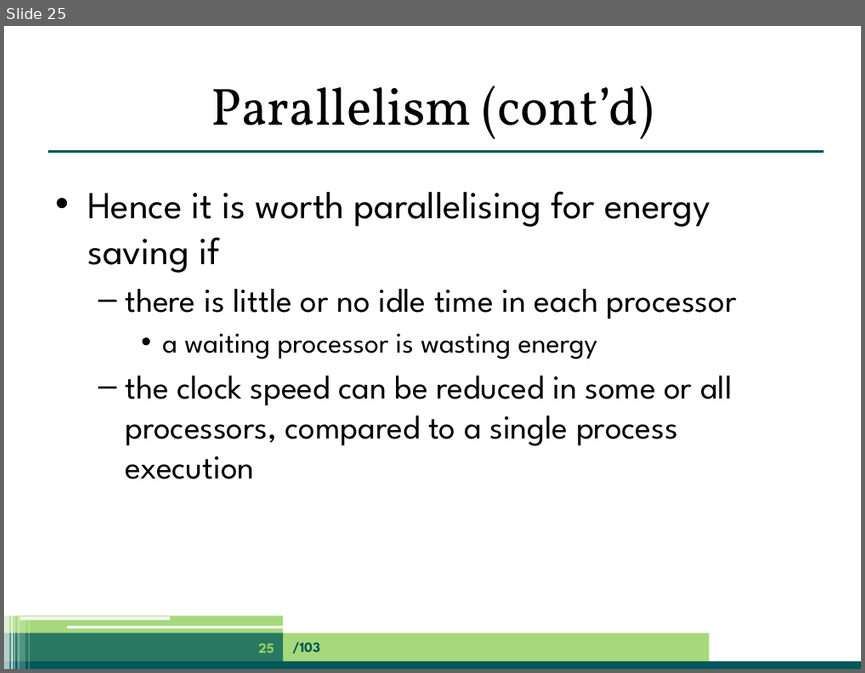
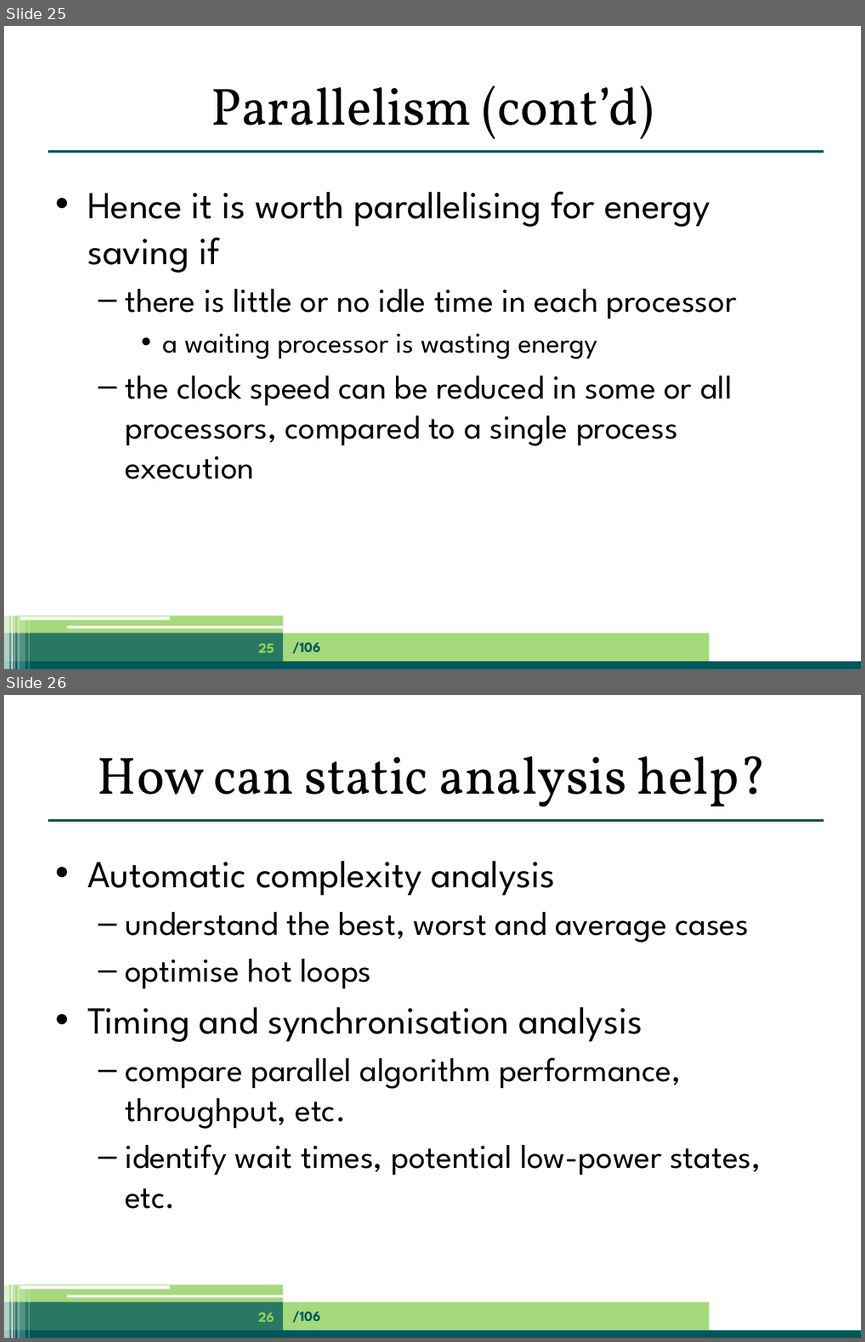
Before and after one commit to jpgallagher/ict-e-summerschool-aalborg, a slide deck: summerschool-aalborg-jpg.pptx. Shown one above the other, each under a label of ours: slide 25 before the commit, slides 25 and 26 after it. The pictures are 865x673 and 865x1342 pixels, drawn with LibreOffice and Linux fonts; fonts in the diff are those of the drawing. Boxes give left, top, right and bottom in pixels: in the first picture for what was removed or moved away, otherwise in the second. Text is boxed around its words. In the diff, an @@ line names an element or a change of style, - is before the commit and + after.

```diff
--- a/summerschool-aalborg-jpg.pptx
+++ b/summerschool-aalborg-jpg.pptx
@@ slide 26 added at [4, 695, 861, 1338], background #FFFFFF; not listed: 13 template elements that a slide beside it also shows @@
@@ title added at [98, 756, 767, 807], 44 pt, text #000000 @@
+How can static analysis help?
@@ text added at [87, 861, 760, 1208], 28 pt, text #000000 @@
+• Automatic complexity analysis
+  – understand the best, worst and average cases
+  – optimise hot loops
+• Timing and synchronisation analysis
+  – compare parallel algorithm performance, throughput, etc.
+  – identify wait times, potential low-power states, etc.
@@ page number added at [258, 1312, 274, 1321], 12 pt, text #90D05C, bold @@
+26
@@ text added at [292, 1310, 320, 1322], 12 pt, text #00585A, bold @@
+/106
@@ slide 25 changed as well @@
@@ text at [292, 641, 320, 653]: text changed @@
-/103
+/106
```
Also in this commit, not shown: 101 other slides changed, 2 other slides added.
